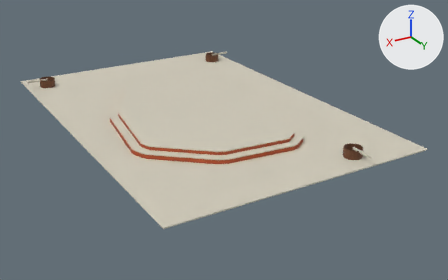
Two versions of the glTF model Game/assets/models/AST-AQU-012.glb, one commit apart.
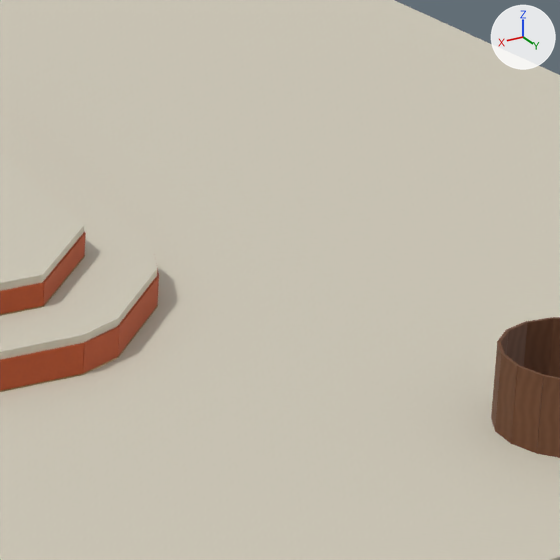
Each version is shown whole from a 50 mm lens placed at (73.4, 60.1, 46.4), pointed at (19.8, -29.3, 1.7), then close up on the part from 63% to 78% of the width and 38% to 62% of the height. Lighting does not change. The marker at upper right points along +X, +Y and +Z. The older version's two pictures come first. Vertices at exactly the same position are counted once.

In view in the first close-up: 'AQU_Ceiling_ivory_enamel', 'AQU_Ceiling_terracotta', 'AQU_Ceiling_warm_walnut' and 1 more.
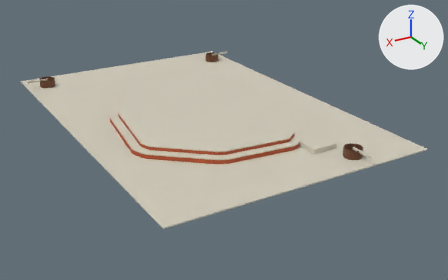
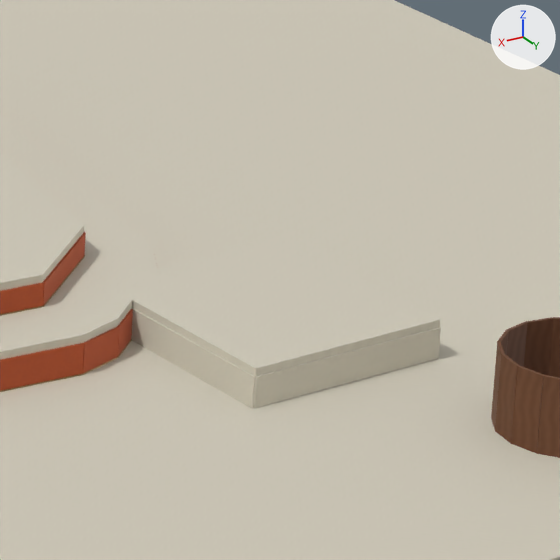
Where the change shows, as pixel boxes (x1, y1, x2, y2) in the close-ups (560 x 560 px; the box of a moved part takes in the faces that stretch with it):
```json
{"part": 1, "of": "me_aqu_highcentralfield", "change": "added", "after": [131, 308, 255, 408]}
{"part": 2, "of": "me_aqu_highcentralfield", "change": "added", "after": [253, 327, 441, 409]}
{"part": 3, "of": "me_aqu_highcentralfield", "change": "added", "after": [0, 132, 560, 470]}
{"part": 4, "of": "me_aqu_innerterracottareveal_0", "change": "moved or reshaped", "before": [118, 258, 159, 356], "after": [118, 258, 157, 356]}
```

Edits to the scene script, one JSON object a line:
```json
{"block": "me_aqu_highcentralfield", "where": "# used by ob_aqu_ceiling_ivory_enamel; location = (0.0, 0.0, 0.0)"}
{"op": "remove", "block": "me_aqu_highcentralfield", "code": "me_aqu_highcentralfield.from_pydata(...)  # 320 vertices, 636 faces; spans x 0.0..46.0, y -68.0..0.0, z 6.4..8.1"}
{"op": "add", "block": "me_aqu_highcentralfield", "code": "me_aqu_highcentralfield.from_pydata(...)  # 370 vertices, 720 faces; spans x 0.0..46.0, y -68.0..0.0, z 6.4..8.1"}
{"block": "me_aqu_highcentralfield", "change": "me_aqu_highcentralfield part 1: a new loose piece, a box spanning x 16.49..16.55, y -12.36..-7.64, z 6.4..7.2, in mat_ivory_enamel (picture img_ivory_enamel)"}
{"block": "me_aqu_highcentralfield", "change": "me_aqu_highcentralfield part 2: a new loose piece, a box spanning x 12.12..16.52, y -7.67..-7.61, z 6.4..7.2, in mat_ivory_enamel (picture img_ivory_enamel)"}
{"block": "me_aqu_highcentralfield", "change": "me_aqu_highcentralfield part 3: 18 vertices added at x 12.1..16.5, y -12.4..-7.6, z 6.4..7.4"}
{"block": "me_aqu_highcentralfield", "change": "other edits to the shape of me_aqu_highcentralfield do not show in these pictures"}
{"block": "me_aqu_innerterracottareveal_0", "where": "me_aqu_innerterracottareveal_0.from_pydata(...)  # 384 vertices, 576 faces; spans x 11.5..40.5, y -53.5..-10.5, z 6.6..7.8"}
{"block": "me_aqu_innerterracottareveal_0", "where": "# used by ob_aqu_ceiling_terracotta; location = (0.0, 0.0, 0.0)"}
{"block": "me_aqu_innerterracottareveal_0", "where": "# before: 353 (15.2, -12.4, 6.6), 354 (15.1, -12.3, 6.6) at pixel (157, 306), 357 (15.2, -12.4, 7.2), 358 (15.1, -12.3, 7.2) at pixel (158, 276), 360 (15.2, -12.4, 6.6)"}
{"block": "me_aqu_innerterracottareveal_0", "where": "# before: 363 (15.1, -12.3, 6.6) at pixel (157, 306), 364 (15.2, -12.4, 7.2), 367 (15.1, -12.3, 7.2) at pixel (159, 275)"}
{"block": "me_aqu_innerterracottareveal_0", "change": "me_aqu_innerterracottareveal_0 part 4"}
{"op": "add", "block": "me_aqu_innerterracottareveal_0", "code": "for i in [360, 363, 364, 367]: me_aqu_innerterracottareveal_0.vertices[i].co += Vector((0.0, -0.1, 0.0))"}
{"op": "add", "block": "me_aqu_innerterracottareveal_0", "code": "for i in [353, 354, 357, 358]: me_aqu_innerterracottareveal_0.vertices[i].co += Vector((1.4, 1.0, 0.0))"}
```
